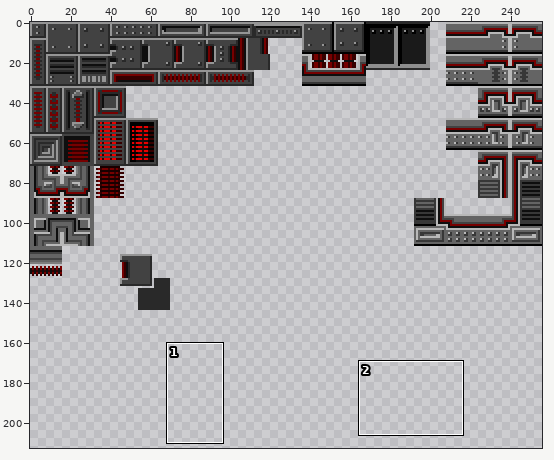
Two states of a sprite sheet, resources/spritesheets/tiles/testtiles8.png. The picture above shows the old version from afar; the outline marks the close-up.
Close-up. As it was:
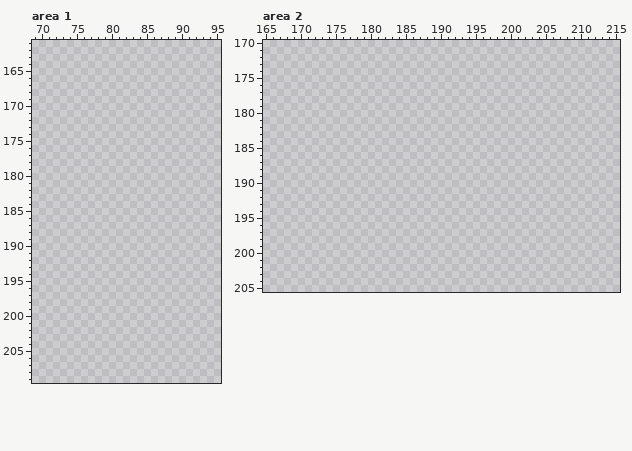
The file is 256x256 pixels. Colours within 5 levels of each other are drawn and written as one. Shown: area 1: x 69..95, y 161..209; area 2: x 165..215, y 170..205. The wide view leaves out empty margins. The commit also changed other parts of the picture, which this record leaves out.
Palette (. is transparent): 
And afterwards:
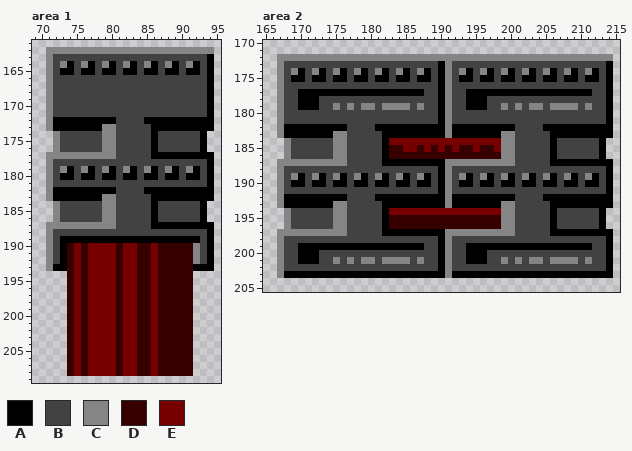
Colours new in this view: A #000000  B #424242  C #858585  D #360000  E #760000
Change:
Changed rows in their new state; - is an unchanged pixel.
Area 1:
first column x 71:
162 CCCCCCCCCCCCCCCCCCCCCCCC
163 CBBBBBBBBBBBBBBBBBBBBBBA
164 CBCABCABCABCABCABCABCABA
165 CBAABAABAABAABAABAABAABA
166 CBBBBBBBBBBBBBBBBBBBBBBA
167 CBBBBBBBBBBBBBBBBBBBBBBA
168 CBBBBBBBBBBBBBBBBBBBBBBA
169 CBBBBBBBBBBBBBBBBBBBBBBA
170 CBBBBBBBBBBBBBBBBBBBBBBA
171 CBBBBBBBBBBBBBBBBBBBBBBA
172 CAAAAAAAAABBBBAAAAAAAAAA
173 CAAAAAAACCBBBBBAAAAAAAAA
174 -CBBBBBBCCBBBBBABBBBBBA-
175 -CBBBBBBCCBBBBBABBBBBBA-
176 -CBBBBBBCCBBBBBABBBBBBA-
177 CCCCCCCCCCBBBBBAAAAAAAAA
178 CBBBBBBBBBBBBBBBBBBBBBBA
179 CBCABCABCABCABCABCABCABA
180 CBAABAABAABAABAABAABAABA
181 CBBBBBBBBBBBBBBBBBBBBBBA
182 CAAAAAAAAABBBBAAAAAAAAAA
183 CAAAAAAACCBBBBBAAAAAAAAA
184 -CBBBBBBCCBBBBBABBBBBBA-
185 -CBBBBBBCCBBBBBABBBBBBA-
186 -CBBBBBBCCBBBBBABBBBBBA-
187 CCCCCCCCCCBBBBBAAAAAAAAA
188 CBBBBBBBBBBBBBBBBBBBBBBA
189 CBAAAAAAAAAAAAAAAAAAAABA
190 CBADEDEEEEDEEDDEDDDDDCBA
191 CBADEDEEEEDEEDDEDDDDDCBA
192 CBADEDEEEEDEEDDEDDDDDCBA
193 CAADEDEEEEDEEDDEDDDDDAAA
194 ---DEDEEEEDEEDDEDDDDD---
195 ---DEDEEEEDEEDDEDDDDD---
196 ---DEDEEEEDEEDDEDDDDD---
197 ---DEDEEEEDEEDDEDDDDD---
198 ---DEDEEEEDEEDDEDDDDD---
199 ---DEDEEEEDEEDDEDDDDD---
200 ---DEDEEEEDEEDDEDDDDD---
201 ---DEDEEEEDEEDDEDDDDD---
202 ---DEDEEEEDEEDDEDDDDD---
203 ---DEDEEEEDEEDDEDDDDD---
204 ---DEDEEEEDEEDDEDDDDD---
205 ---DEDEEEEDEEDDEDDDDD---
206 ---DEDEEEEDEEDDEDDDDD---
207 ---DEDEEEEDEEDDEDDDDD---
208 ---DEDEEEEDEEDDEDDDDD---
Area 2:
first column x 167:
172 CCCCCCCCCCCCCCCCCCCCCCCCCCCCCCCCCCCCCCCCCCCCCCCC
173 CBBBBBBBBBBBBBBBBBBBBBBACBBBBBBBBBBBBBBBBBBBBBBA
174 CBCABCABCABCABCABCABCABACBCABCABCABCABCABCABCABA
175 CBAABAABAABAABAABAABAABACBAABAABAABAABAABAABAABA
176 CBBBBBBBBBBBBBBBBBBBBBBACBBBBBBBBBBBBBBBBBBBBBBA
177 CBBAAAAAAAAAAAAAAAAAABBACBBAAAAAAAAAAAAAAAAAABBA
178 CBBAAABBBBBBBBBBBBBBBBBACBBAAABBBBBBBBBBBBBBBBBA
179 CBBAAABBCBCBCCBCCCCBCBBACBBAAABBCBCBCCBCCCCBCBBA
180 CBBBBBBBBBBBBBBBBBBBBBBACBBBBBBBBBBBBBBBBBBBBBBA
181 CBBBBBBBBBBBBBBBBBBBBBBACBBBBBBBBBBBBBBBBBBBBBBA
182 CAAAAAAAAABBBBAAAAAAAAAACAAAAAAAAABBBBAAAAAAAAAA
183 CAAAAAAACCBBBBBAAAAAAAAACAAAAAAACCBBBBBAAAAAAAAA
184 -CBBBBBBCCBBBBBAEEEEEEEEEEEEEEEECCBBBBBABBBBBBA-
185 -CBBBBBBCCBBBBBADDEEDEDEDEDDEDDECCBBBBBABBBBBBA-
186 -CBBBBBBCCBBBBBADDDDDDDDDDDDDDDDCCBBBBBABBBBBBA-
187 CCCCCCCCCCBBBBBAAAAAAAAACCCCCCCCCCBBBBBAAAAAAAAA
188 CBBBBBBBBBBBBBBBBBBBBBBACBBBBBBBBBBBBBBBBBBBBBBA
189 CBCABCABCABCABCABCABCABACBCABCABCABCABCABCABCABA
190 CBAABAABAABAABAABAABAABACBAABAABAABAABAABAABAABA
191 CBBBBBBBBBBBBBBBBBBBBBBACBBBBBBBBBBBBBBBBBBBBBBA
192 CAAAAAAAAABBBBAAAAAAAAAACAAAAAAAAABBBBAAAAAAAAAA
193 CAAAAAAACCBBBBBAAAAAAAAACAAAAAAACCBBBBBAAAAAAAAA
194 -CBBBBBBCCBBBBBAEEEEEEEEEEEEEEEECCBBBBBABBBBBBA-
195 -CBBBBBBCCBBBBBADDDDDDDDDDDDDDDDCCBBBBBABBBBBBA-
196 -CBBBBBBCCBBBBBADDDDDDDDDDDDDDDDCCBBBBBABBBBBBA-
197 CCCCCCCCCCBBBBBAAAAAAAAACCCCCCCCCCBBBBBAAAAAAAAA
198 CBBBBBBBBBBBBBBBBBBBBBBACBBBBBBBBBBBBBBBBBBBBBBA
199 CBBAAAAAAAAAAAAAAAAAABBACBBAAAAAAAAAAAAAAAAAABBA
200 CBBAAABBBBBBBBBBBBBBBBBACBBAAABBBBBBBBBBBBBBBBBA
201 CBBAAABBCBCBCCBCCCCBCBBACBBAAABBCBCBCCBCCCCBCBBA
202 CBBBBBBBBBBBBBBBBBBBBBBACBBBBBBBBBBBBBBBBBBBBBBA
203 CAAAAAAAAAAAAAAAAAAAAAAACAAAAAAAAAAAAAAAAAAAAAAA
